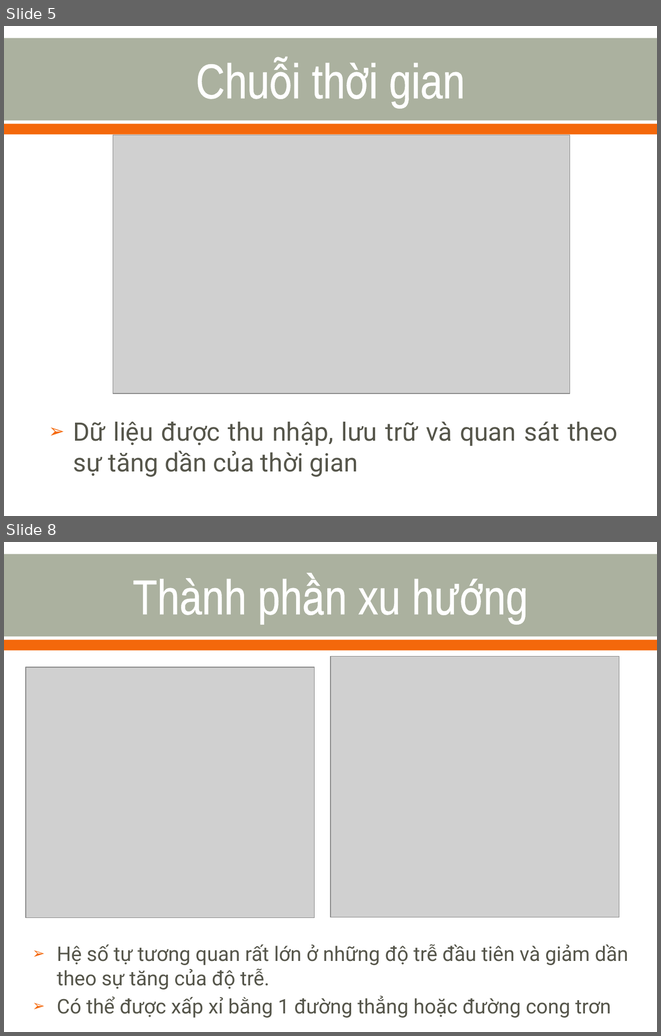
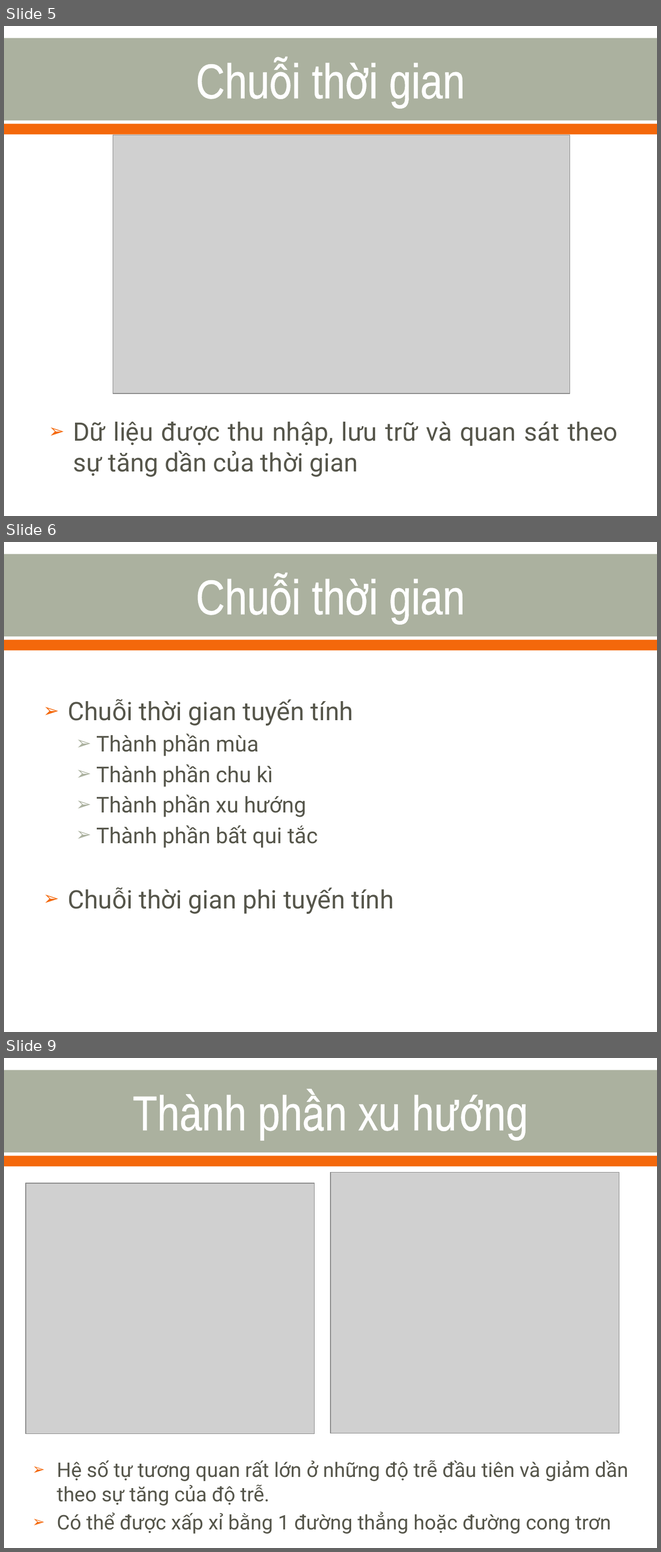
Before and after one commit to nvtthai/forecast-time-series, a slide deck: Report/Presentation.ppt. Shown one above the other, each under a label of ours: slides 5 and 8 before the commit, slides 5, 6 and 9 after it; the slides between them are not shown. The pictures are 661x1036 and 661x1552 pixels, drawn with LibreOffice and Linux fonts; fonts in the diff are those of the drawing; grey boxes stand for pictures. Boxes give left, top, right and bottom in pixels: in the first picture for what was removed or moved away, otherwise in the second. Text is boxed around its words. In the diff, an @@ line names an element or a change of style, - is before the commit and + after.

```diff
--- a/Report/Presentation.ppt
+++ b/Report/Presentation.ppt
@@ slide 6 added at (4,542,657,1032), background #FFFFFF; not listed: 2 template elements that a slide beside it also shows @@
@@ title added at (389,579,465,623), 54 pt, text #FFFFFF @@
+Chuỗi thời gian
@@ text added at (68,699,394,914), 24 pt, text #55554A @@
+➢ Chuỗi thời gian tuyến tính
+  ➢ Thành phần mùa
+  ➢ Thành phần chu kì
+  ➢ Thành phần xu hướng
+  ➢ Thành phần bất qui tắc
+➢ Chuỗi thời gian phi tuyến tính
@@ what was slide 8 is now slide 9 @@
```
Also in this commit, not shown: 10 slides changed, 1 other slide added, 3 slides removed.
